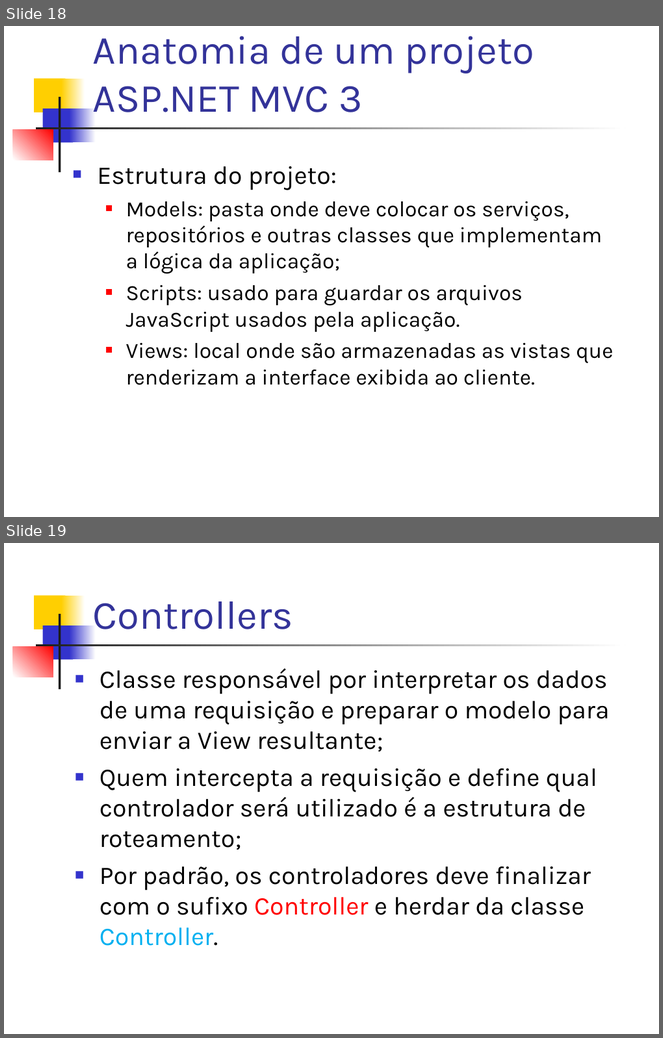
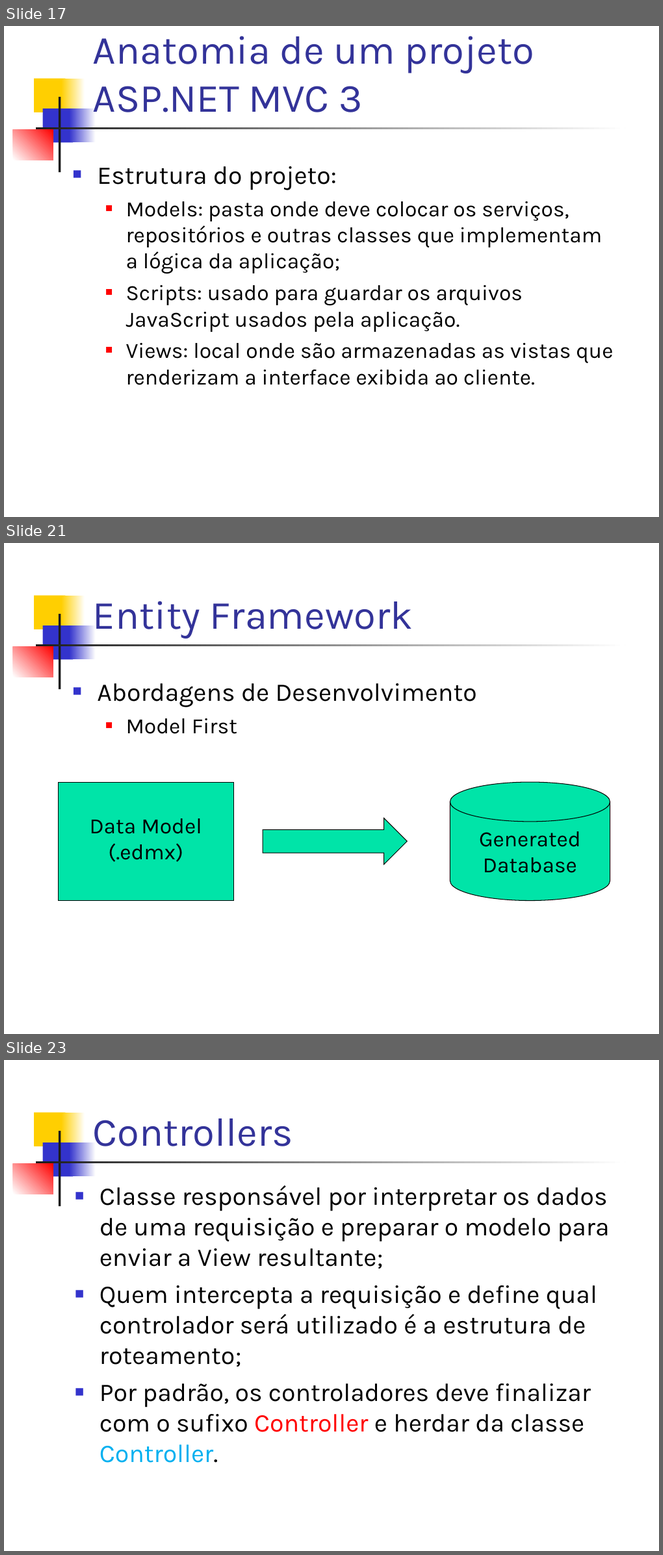
Before and after one commit to dssika/mini-curso-asp-net-mvc3, a slide deck: Slide/Mini Curso.ppt. Shown one above the other, each under a label of ours: slides 18 and 19 before the commit, slides 17, 21 and 23 after it; the slides between them are not shown. The pictures are 663x1038 and 663x1555 pixels, drawn with LibreOffice and Linux fonts; fonts in the diff are those of the drawing. Boxes give left, top, right and bottom in pixels: in the first picture for what was removed or moved away, otherwise in the second. Text is boxed around its words. In the diff, an @@ line names an element or a change of style, - is before the commit and + after.

```diff
--- a/Slide/Mini Curso.ppt
+++ b/Slide/Mini Curso.ppt
@@ slide 21 added at <box>4,543,659,1034</box>, background #FFFFFF; not listed: 7 template elements that a slide beside it also shows @@
@@ title added at <box>93,601,414,639</box>, 44 pt, text #333399 @@
+Entity Framework
@@ text added at <box>97,683,477,734</box>, 28 pt, text #000000 @@
+■ Abordagens de Desenvolvimento
+  ■ Model First
@@ rectangle added at <box>59,782,234,901</box>, fill #00E4A8, outline #000000 0.74 pt, 24 pt, text #000000 @@
+Data Model
+(.edmx)
@@ cylinder added at <box>450,782,610,901</box>, fill #00E4A8, outline #000000 0.74 pt, 24 pt, text #000000 @@
+Generated
+Database
@@ right arrow added at <box>263,818,407,865</box>, fill #00E4A8, outline #000000 0.74 pt @@
@@ what was slide 18 is now slide 17 @@
@@ what was slide 19 is now slide 23 @@
```
Also in this commit, not shown: 1 slide changed, 4 other slides added, 1 slide removed.
